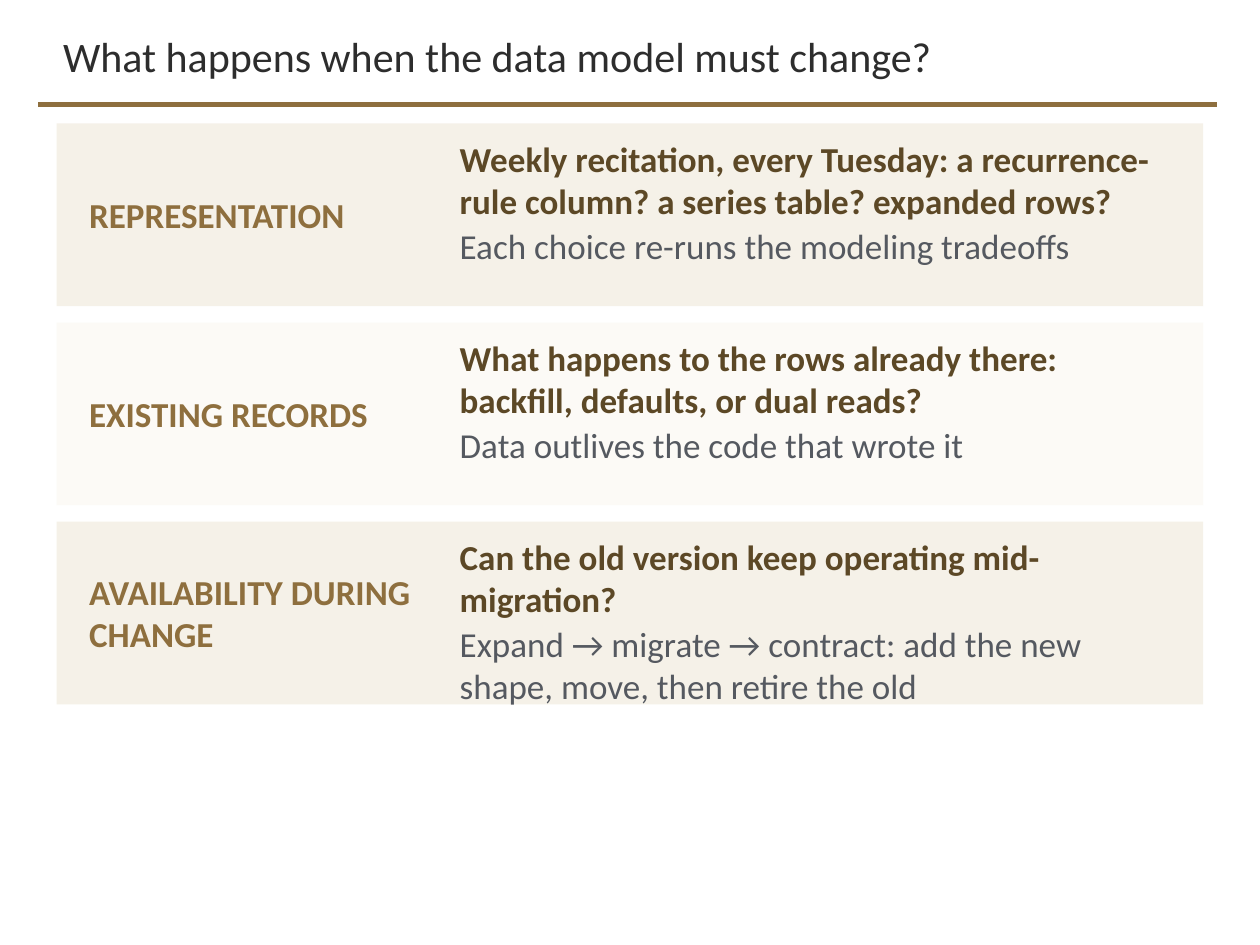
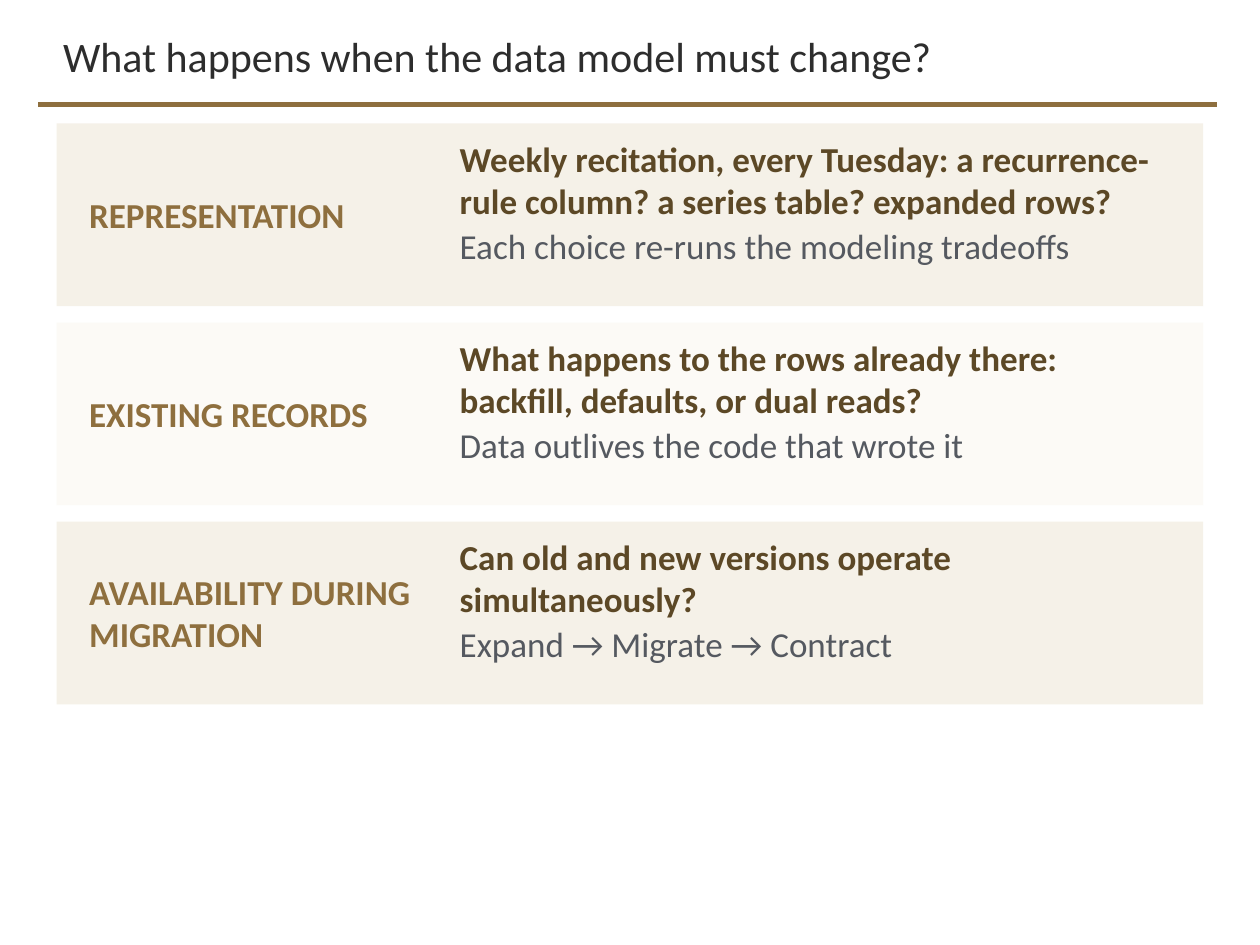
Before and after one commit to davisjam/model-based-agentic-software-engineering, a slide deck: slide 26 of course/lectures/act-3-software-in-the-world/03-data-management/3-2-Data-Management.pptx. Drawn at 1260x945 pixels with LibreOffice and Linux fonts; fonts in the diff are those of the drawing; background and template pictures are left out. Boxes give left, top, right and bottom in pixels: in the first picture for what was removed or moved away, otherwise in the second. Text is boxed around its words. In the diff, an @@ line names an element or a change of style, - is before the commit and + after.

```diff
--- a/course/lectures/act-3-software-in-the-world/03-data-management/3-2-Data-Management.pptx
+++ b/course/lectures/act-3-software-in-the-world/03-data-management/3-2-Data-Management.pptx
@@ text at <box>460,545,951,663</box>: text changed; text colour #555960 to #5C4826; bold on @@
-Can the old version keep operating mid-migration?
-Expand → migrate → contract: add the new shape, move, then retire the old
+Can old and new versions operate simultaneously?
+Expand → Migrate → Contract
@@ text at <box>89,582,410,647</box>: text changed @@
-AVAILABILITY DURING CHANGE
+AVAILABILITY DURING MIGRATION
```
Also in this commit, not shown: 2 other slides changed.
